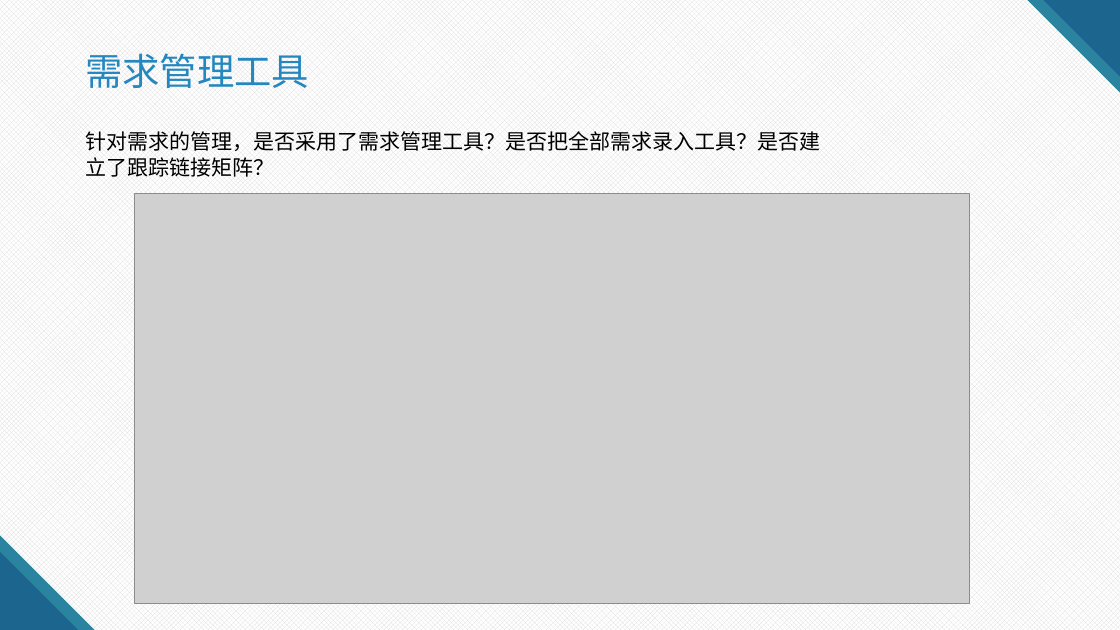
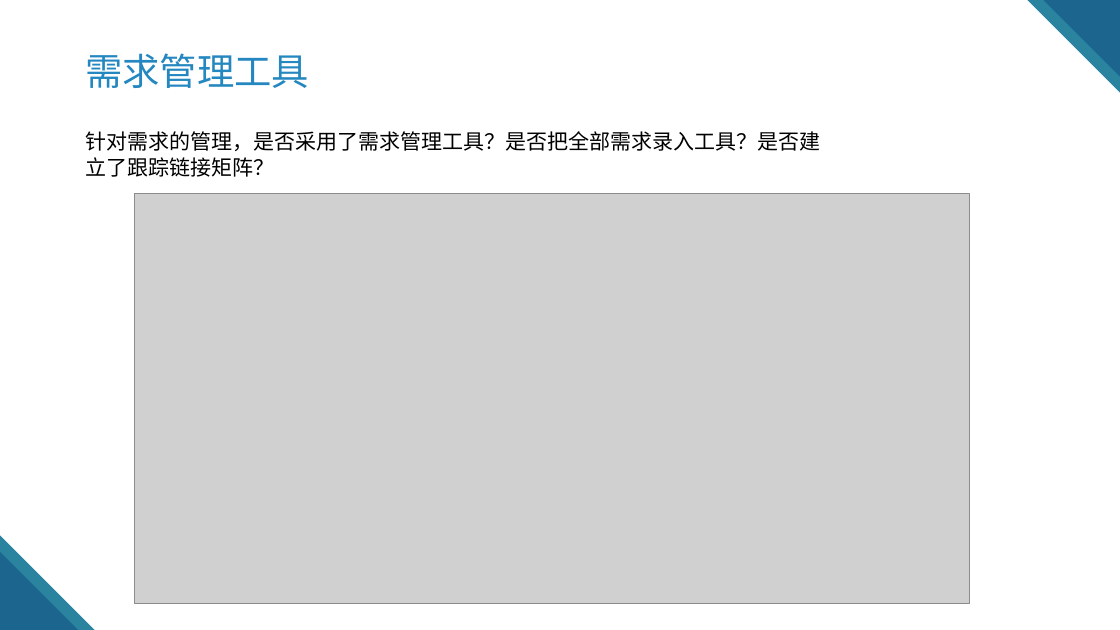
Before and after one commit to on6nx/requirement, a slide deck: slide 6 of 3.requirement/5.需求变更/G07需求变更评审.pptx. Drawn at 1120x630 pixels with LibreOffice and Linux fonts; fonts in the diff are those of the drawing; grey boxes stand for pictures. Boxes give left, top, right and bottom in pixels: in the first picture for what was removed or moved away, otherwise in the second. Text is boxed around its words. In the diff, an @@ line names an element or a change of style, - is before the commit and + after.

```diff
--- a/3.requirement/5.需求变更/G07需求变更评审.pptx
+++ b/3.requirement/5.需求变更/G07需求变更评审.pptx
@@ background pattern #D9D9D9 on #FFFFFF to #FFFFFF @@
```
Also in this commit, not shown: 1 slide added.
